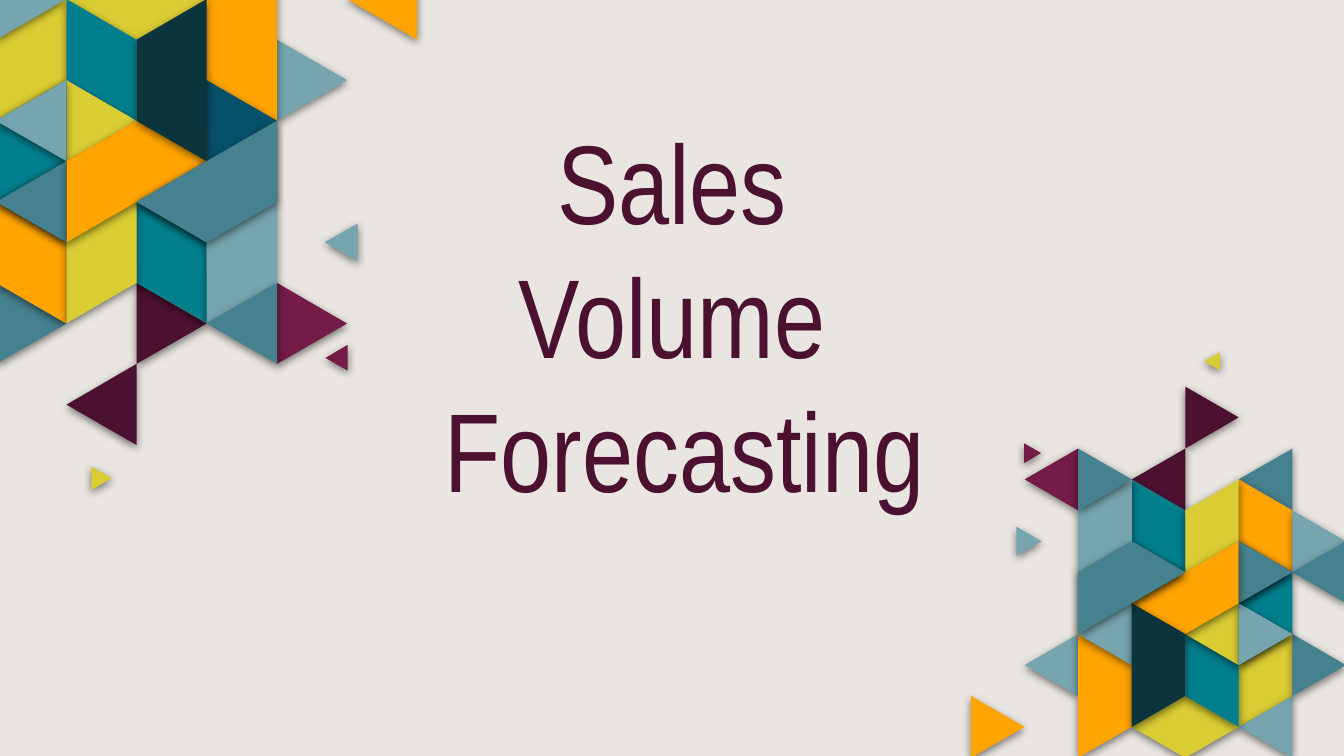
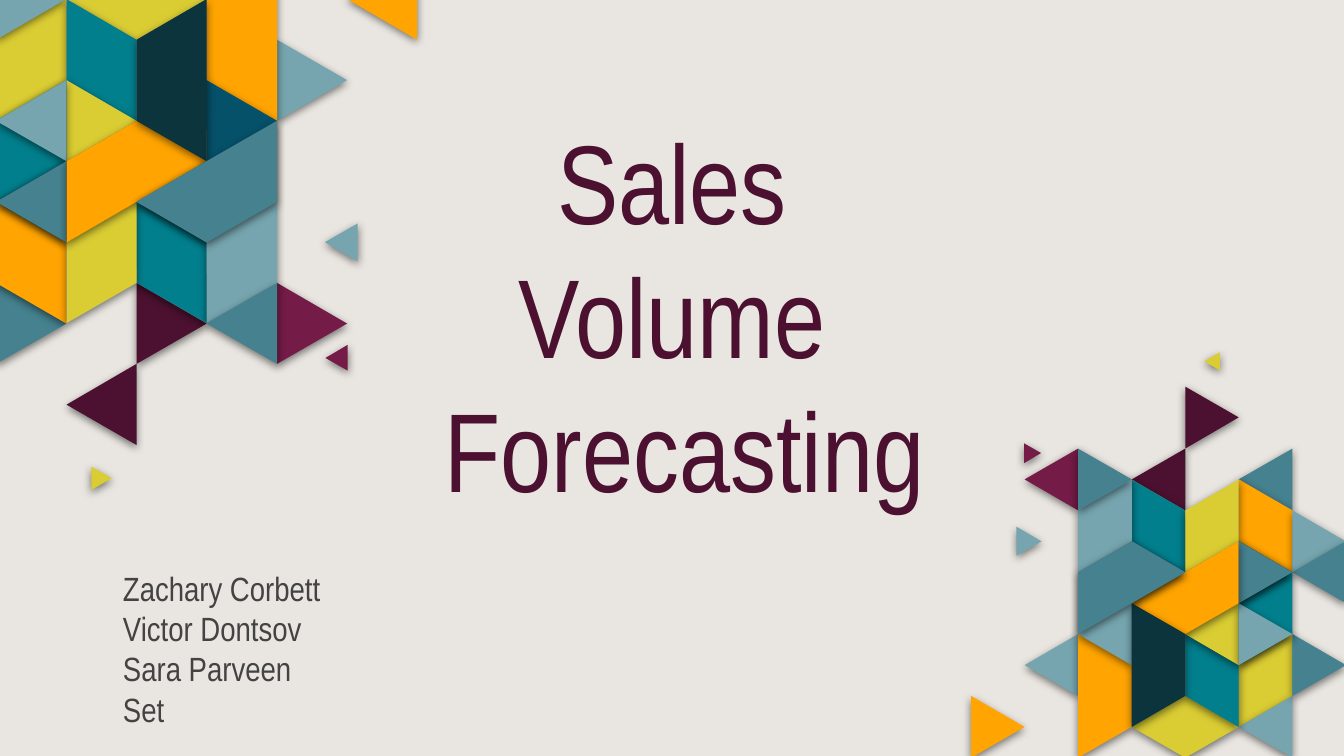
Before and after one commit to saraparveen26/Sales-Volume-Forecasting, a slide deck: slide 1 of Project_Presentation/Project_Presentation.pptx. Drawn at 1344x756 pixels with LibreOffice and Linux fonts; fonts in the diff are those of the drawing. Boxes give left, top, right and bottom in pixels: in the first picture for what was removed or moved away, otherwise in the second. Text is boxed around its words. In the diff, an @@ line names an element or a change of style, - is before the commit and + after.

Commit message:
presentation updated

```diff
--- a/Project_Presentation/Project_Presentation.pptx
+++ b/Project_Presentation/Project_Presentation.pptx
@@ text added at (x1=123, y1=576, x2=320, y2=723), 18 pt, text #434343 @@
+Zachary Corbett
+Victor Dontsov
+Sara Parveen
+Set
```
Also in this commit, not shown: 1 other slide changed, 1 slide added, 1 slide removed, 5 other files.
